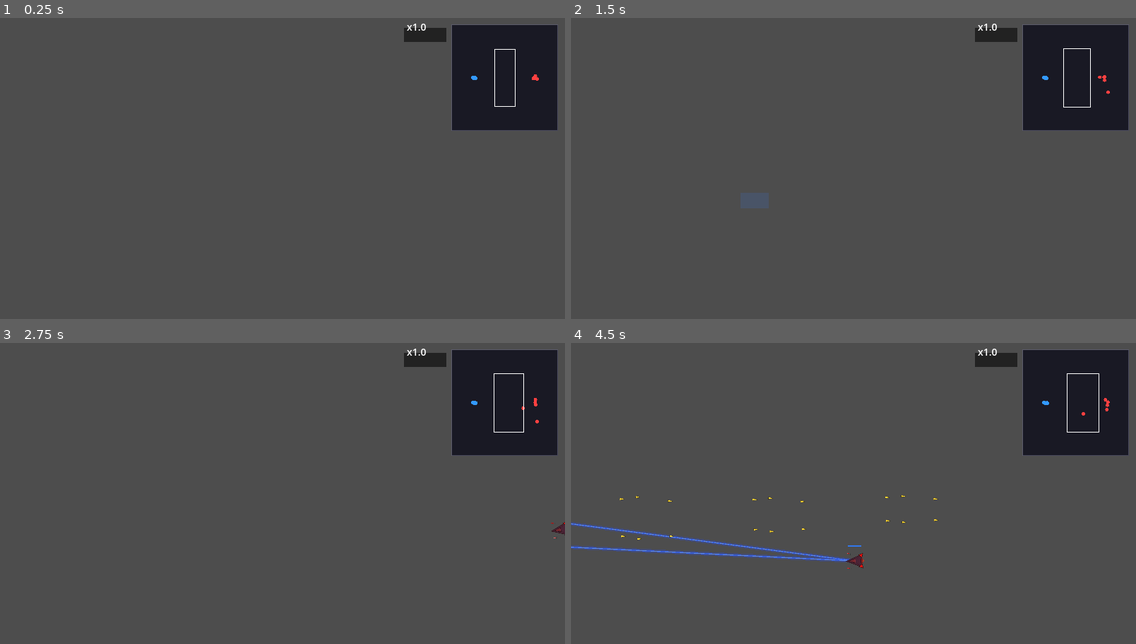
Above: before the commit, frames 1-4 (two rows, left to right).
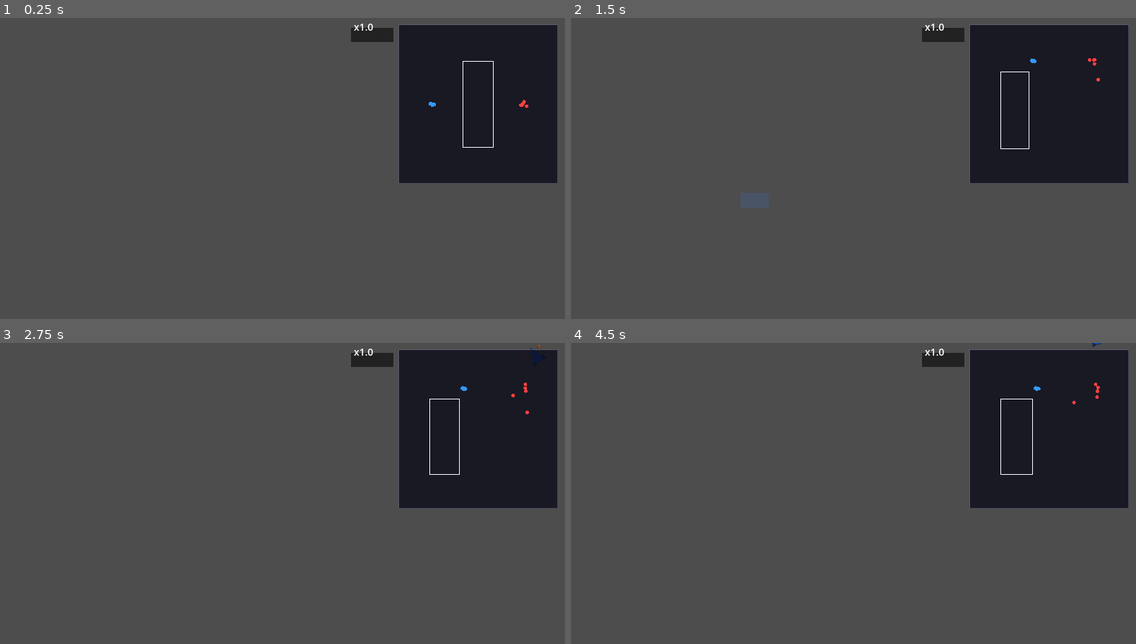
Above: after the commit, the same moments.

Repository: ZhanXuzhao/SpaceRTS
Game: Godot game, scene res://scenes/main.tscn
The game is run twice, just before and just after one commit, with the same random seed, the same clock (stepped at 60 frames per second) and the same inputs.
Inputs (mouse positions are in pixels of both pictures, inside the frame that each line leads up to):
- Up to frame 1 (0.25 s): no input
- Up to frame 2 (1.5 s): tap Enter at 0.5 s; move the mouse to (977, 159) at 0.52 s; hold W 0.53-1.25 s; tap R at 0.6 s; click (977, 159) at 0.67 s; drag from (740, 192) to (825, 240) at 1.27 s
- Up to frame 3 (2.75 s): move the mouse to (339, 433) at 2.02 s; hold W from 2.03 s (still down); tap H at 2.1 s
- Up to frame 4 (4.5 s): release W at 2.75 s; drag from (825, 565) to (684, 454) at 2.77 s; move the mouse to (1023, 550) at 3.52 s; hold A 3.53-4.25 s; tap G at 3.6 s; drag from (684, 454) to (859, 520) at 4.27 s

The runs differ from the first frame. In frame 1, 8.5% of the frame differs, in the area x 62-99%, y 1-56%; in frame 2, 8.5%; in frame 3, 8.6%; in frame 4, 9.9%, in the area x 0-99%, y 0-76%.

Commit message:
feat: 左下UI放大2倍，小地图放大1.5倍
- hud.gd: INFO_X 24, BAR_W 240, BAR_H 12; 间距/行高翻倍
  info_y 改为 vsize.y - 320 容纳更大面板
- main.tscn: InfoPanel 子节点字体/尺寸/位置全部翻倍
  MinimapContainer 225x225, 位置 (1685,10)

Diff:
--- a/scenes/main.tscn
+++ b/scenes/main.tscn
@@ -16,9 +16,9 @@
 [node name="MinimapLayer" type="CanvasLayer" parent="."]
 
 [node name="MinimapContainer" type="ColorRect" parent="MinimapLayer"]
-position = Vector2(1760, 10)
+position = Vector2(1685, 10)
 color = Color(0, 0, 0, 0)
-size = Vector2(150, 150)
+size = Vector2(225, 225)
 
 [node name="Minimap" type="Node2D" parent="MinimapLayer/MinimapContainer"]
 script = ExtResource("4")
@@ -39,66 +39,66 @@
 text = "⚡ 2.0x"
 
 [node name="InfoPanel" type="Node2D" parent="HudLayer/Hud"]
-position = Vector2(0, 910)
+position = Vector2(0, 760)
 
 [node name="ShipClassLabel" type="Label" parent="HudLayer/Hud/InfoPanel"]
-position = Vector2(12, 0)
-theme_override_font_sizes/font_size = 12
+position = Vector2(24, 0)
+theme_override_font_sizes/font_size = 24
 text = "蓝队 战列舰"
 
 [node name="SpeedLabel" type="Label" parent="HudLayer/Hud/InfoPanel"]
-position = Vector2(12, 14)
-theme_override_font_sizes/font_size = 12
+position = Vector2(24, 28)
+theme_override_font_sizes/font_size = 24
 text = "速度: 350"
 
 [node name="ShieldBarBg" type="ColorRect" parent="HudLayer/Hud/InfoPanel"]
-position = Vector2(12, 30)
+position = Vector2(24, 60)
 color = Color(0.15, 0.15, 0.2, 0.8)
-size = Vector2(120, 6)
+size = Vector2(240, 12)
 
 [node name="ShieldBarFill" type="ColorRect" parent="HudLayer/Hud/InfoPanel"]
-position = Vector2(12, 30)
+position = Vector2(24, 60)
 color = Color(0.2, 0.5, 1, 0.9)
-size = Vector2(84, 6)
+size = Vector2(168, 12)
 
 [node name="ShieldLabel" type="Label" parent="HudLayer/Hud/InfoPanel"]
-position = Vector2(138, 35)
+position = Vector2(276, 70)
 theme_override_colors/font_color = Color(0.6, 0.8, 1, 1)
-theme_override_font_sizes/font_size = 10
+theme_override_font_sizes/font_size = 20
 text = "护盾 700/1000"
 
 [node name="HullBarBg" type="ColorRect" parent="HudLayer/Hud/InfoPanel"]
-position = Vector2(12, 40)
+position = Vector2(24, 80)
 color = Color(0.15, 0.15, 0.2, 0.8)
-size = Vector2(120, 6)
+size = Vector2(240, 12)
 
 [node name="HullBarFill" type="ColorRect" parent="HudLayer/Hud/InfoPanel"]
-position = Vector2(12, 40)
+position = Vector2(24, 80)
 color = Color(0.2, 1, 0.3, 1)
-size = Vector2(102, 6)
+size = Vector2(204, 12)
 
 [node name="HullLabel" type="Label" parent="HudLayer/Hud/InfoPanel"]
-position = Vector2(138, 45)
+position = Vector2(276, 90)
 theme_override_colors/font_color = Color(0.6, 1, 0.6, 1)
-theme_override_font_sizes/font_size = 10
+theme_override_font_sizes/font_size = 20
 text = "结构 850/1000"
 
 [node name="WeaponLabel" type="Label" parent="HudLayer/Hud/InfoPanel"]
-position = Vector2(12, 58)
-theme_override_font_sizes/font_size = 12
+position = Vector2(24, 116)
+theme_override_font_sizes/font_size = 24
 text = "武器: 火炮x2, 激光x1"
 
 [node name="AttackModeLabel" type="Label" parent="HudLayer/Hud/InfoPanel"]
-position = Vector2(12, 72)
-theme_override_colors/font_color = Color(0.8, 0.8, 0.6, 1)
-theme_override_font_sizes/font_size = 11
+position = Vector2(24, 144)
+theme_override_colors/font_color = Color(0.8, 0.8, 0.6, 1)
+theme_override_font_sizes/font_size = 22
 text = "攻击模式: 自由开火 [G]"
 
 [node name="DroneLabel" type="Label" parent="HudLayer/Hud/InfoPanel"]
-position = Vector2(12, 86)
+position = Vector2(24, 172)
 visible = false
 theme_override_colors/font_color = Color(0.6, 0.8, 1, 1)
-theme_override_font_sizes/font_size = 11
+theme_override_font_sizes/font_size = 22
 text = "无人机 仓容/舱内/舱外: 14/10/4"
 
 [node name="SkillPanel" type="Node2D" parent="HudLayer/Hud"]
--- a/scripts/hud.gd
+++ b/scripts/hud.gd
@@ -29,9 +29,9 @@
 	Color(0.6, 0.2, 0.8),
 ]
 
-const INFO_X := 12.0
-const BAR_W := 120.0
-const BAR_H := 6.0
+const INFO_X := 24.0
+const BAR_W := 240.0
+const BAR_H := 12.0
 const BTN_SIZE := 50.0
 const BTN_GAP := 6.0
 const BTN_MARGIN := 20
@@ -82,14 +82,14 @@
 	else:
 		_speed_indicator.visible = false
 
-	# ---- 左下信息面板 ----
-	var info_y = vsize.y - 170.0
+	# ---- 左下信息面板（2x 放大）----
+	var info_y = vsize.y - 320.0
 	_info_panel.position = Vector2(0, info_y)
 
-	var bar_y = 30.0
-	var hull_bar_y = bar_y + BAR_H + 4
-	var line_y = hull_bar_y + BAR_H + 12
-	var lh = 14
+	var bar_y := 60.0
+	var hull_bar_y := bar_y + BAR_H + 8
+	var line_y := hull_bar_y + BAR_H + 24
+	var lh := 28
 
 	var team_str = "蓝队" if unit.team == Unit.Team.BLUE else "红队"
 	var cnames := ["无人机", "护卫舰", "驱逐舰", "巡洋舰", "战列舰"]
@@ -100,13 +100,13 @@
 	_ship_class_label.position = Vector2(INFO_X, 0)
 	_ship_class_label.text = team_str + " " + cls
 
-	_speed_label.position = Vector2(INFO_X, 14)
+	_speed_label.position = Vector2(INFO_X, lh)
 	_speed_label.text = "速度: " + str(int(unit.speed * unit._speed_mult))
 
 	_shield_bar_bg.position = Vector2(INFO_X, bar_y)
 	_shield_bar_fill.position = Vector2(INFO_X, bar_y)
 	_shield_bar_fill.size.x = BAR_W * (unit.shield / unit.max_shield) if unit.max_shield > 0 else 0
-	_shield_label.position = Vector2(INFO_X + BAR_W + 6, bar_y + 5)
+	_shield_label.position = Vector2(INFO_X + BAR_W + 12, bar_y + 10)
 	_shield_label.text = "护盾 " + str(int(unit.shield)) + "/" + str(int(unit.max_shield))
 
 	_hull_bar_bg.position = Vector2(INFO_X, hull_bar_y)
@@ -114,7 +114,7 @@
 	var hull_pct = unit.hull / unit.max_hull if unit.max_hull > 0 else 0
 	_hull_bar_fill.size.x = BAR_W * hull_pct
 	_hull_bar_fill.color = Color(0.2, 1.0, 0.3) if hull_pct > 0.5 else (Color(1.0, 0.8, 0.2) if hull_pct > 0.25 else Color(1.0, 0.2, 0.2))
-	_hull_label.position = Vector2(INFO_X + BAR_W + 6, hull_bar_y + 5)
+	_hull_label.position = Vector2(INFO_X + BAR_W + 12, hull_bar_y + 10)
 	_hull_label.text = "结构 " + str(int(unit.hull)) + "/" + str(int(unit.max_hull))
 
 	_weapon_label.position = Vector2(INFO_X, line_y)
